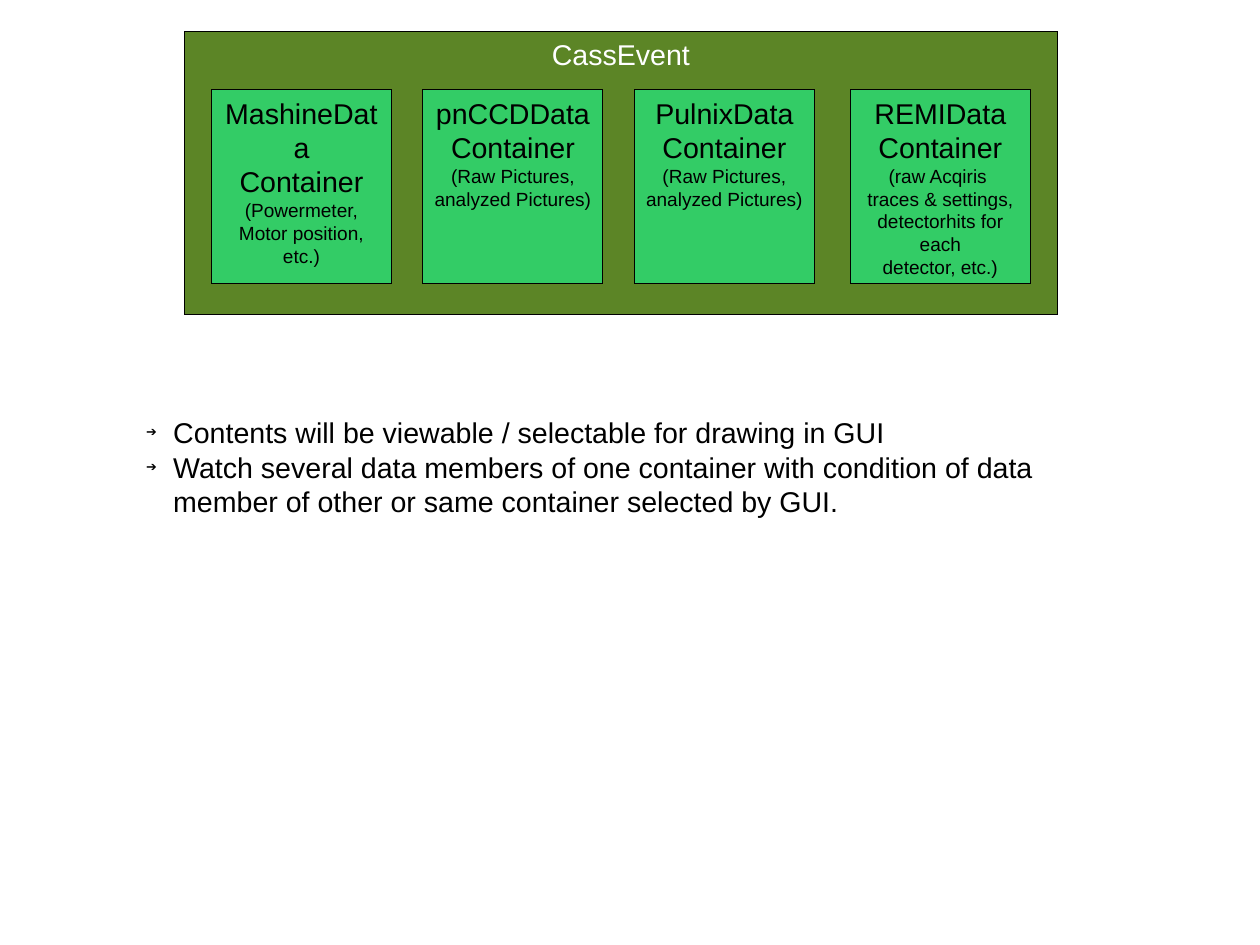
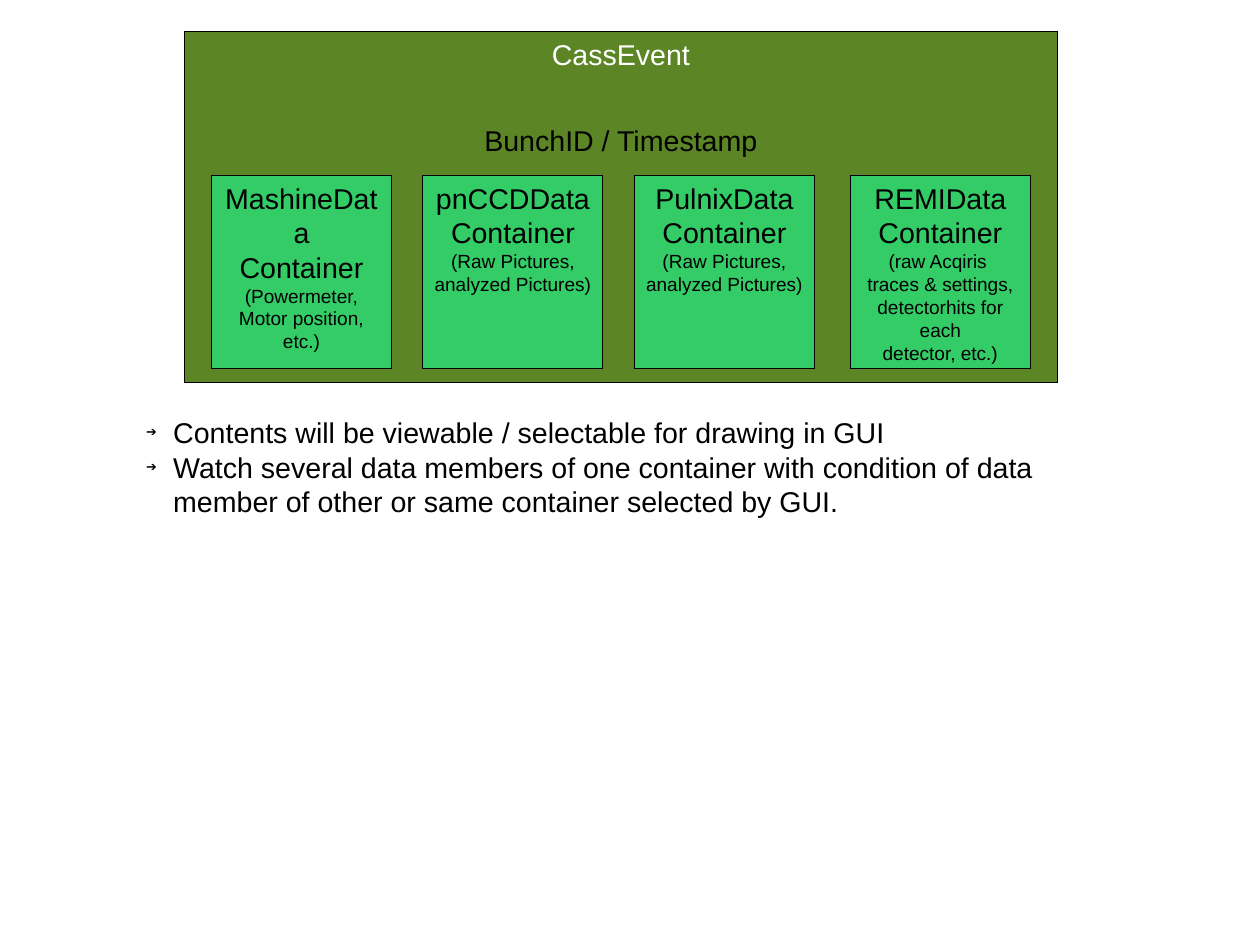
Before and after one commit to foucar/CASS, a slide deck: slide 2 of doc/design/cassGraphisch.odp. Drawn at 1260x945 pixels with LibreOffice and Linux fonts; fonts in the diff are those of the drawing. Boxes give left, top, right and bottom in pixels: in the first picture for what was removed or moved away, otherwise in the second. Text is boxed around its words. In the diff, an @@ line names an element or a change of style, - is before the commit and + after.

```diff
--- a/doc/design/cassGraphisch.odp
+++ b/doc/design/cassGraphisch.odp
@@ rectangle "CassEvent": place and size @@
-rectangle "CassEvent" at (184,32,1058,316)
+rectangle "CassEvent" at (184,32,1058,383)
@@ text added at (484,130,757,156), 18 pt, text #000000 @@
+BunchID / Timestamp
@@ 4 rectangles: place and size @@
-4 rectangles at (212,90,1030,284)
+4 rectangles at (212,176,1030,369)
```
Also in this commit, not shown: 1 other file.
